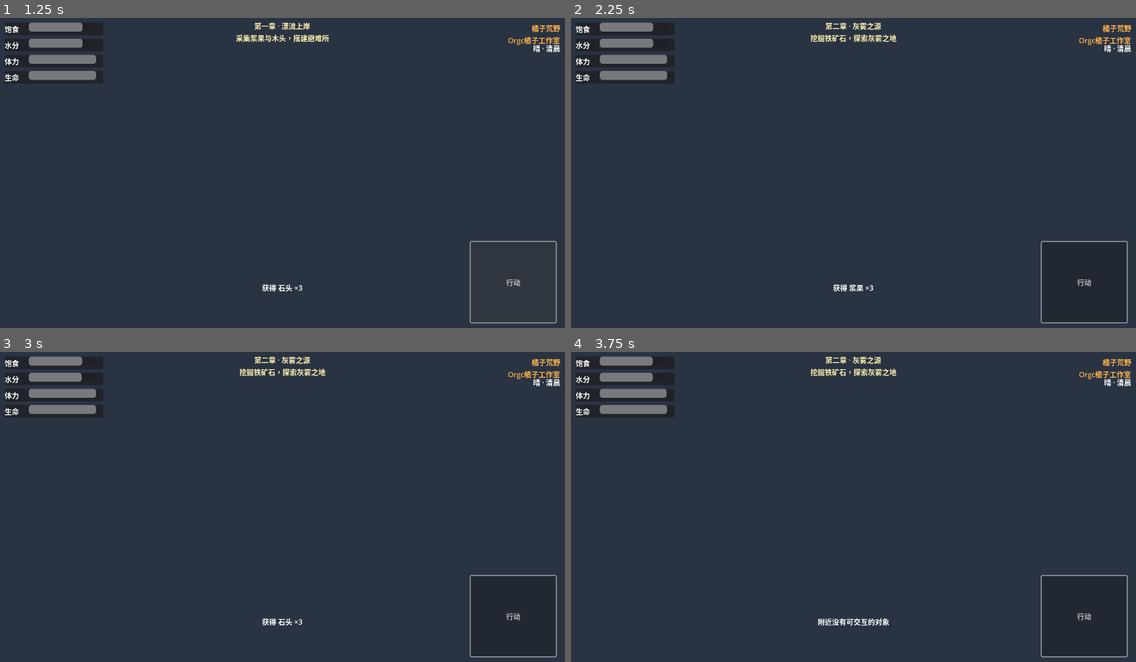
Above: before the commit, frames 1-4 (two rows, left to right).
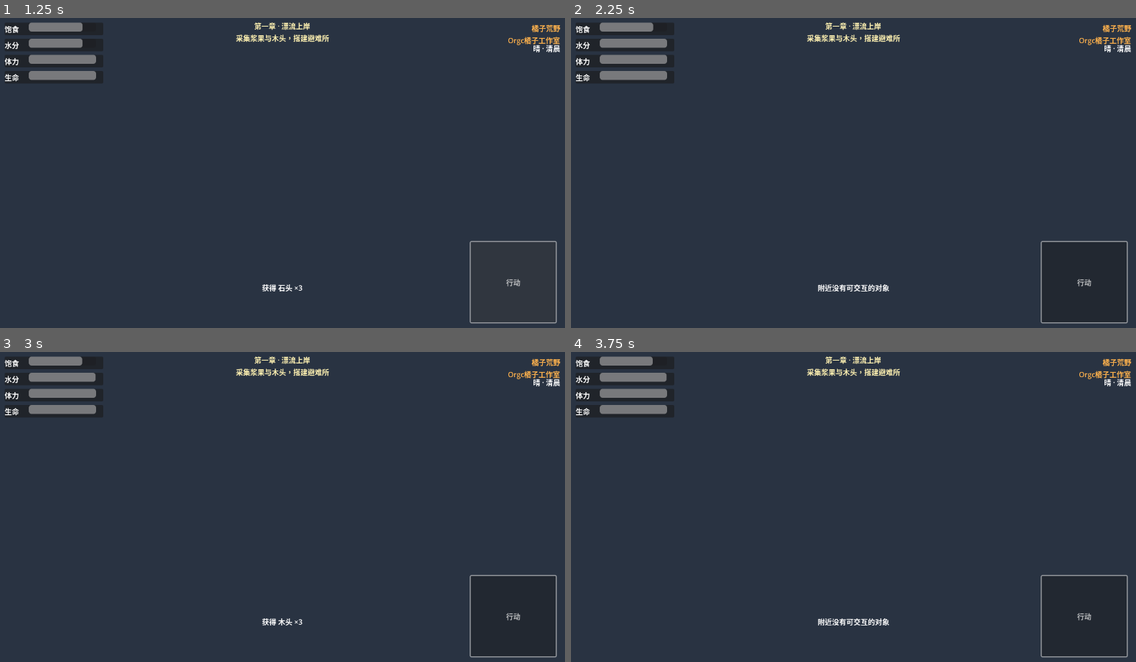
Above: after the commit, the same moments.

Repository: xiaolojk/OrgcOrange-Wilderness
Game: Godot game, scene res://scenes/Main.tscn
The game is run twice, just before and just after one commit, with the same random seed, the same clock (stepped at 60 frames per second) and the same inputs.
Inputs (mouse positions are in pixels of both pictures, inside the frame that each line leads up to):
- Up to frame 1 (1.25 s): click "行动" at 0.5 s
- Up to frame 2 (2.25 s): tap Enter at 1.25 s; move the mouse to (825, 238) at 1.27 s; hold W (move_up) 1.28-2 s; tap E (interact) at 1.35 s; click (825, 238) at 1.42 s; tap Space at 2 s; drag from (1023, 222) to (695, 83) at 2.02 s
- Up to frame 3 (3 s): tap Enter at 2.75 s; move the mouse to (113, 460) at 2.77 s; hold A (move_left) from 2.78 s (still down); tap E (interact) at 2.85 s
- Up to frame 4 (3.75 s): release A (move_left) at 3.5 s; tap Space at 3.5 s; drag from (881, 510) to (1006, 661) at 3.52 s

Frame 1 is identical in both runs. In frame 2, 0.7% of the frame differs, in the area x 14-59%, y 1-89%; in frame 3, 0.5%; in frame 4, 0.5%.

Commit message:
fix: 地图纹理 0x0 — 添加 PNG 回退 + 玩家出生点找草地
修复：
1. 纹理创建：ImageTexture.create_from_image 在某些环境返回 0x0
   - 添加 PNG 保存 + 重新加载回退方案
   - 添加详细诊断日志
2. 玩家出生点：原来固定 (0,0) 可能在水里
   - 现在螺旋搜索找最近的 grass/dirt 位置
   - 避免玩家出生在水里看不见陆地

Diff:
--- a/scripts/main.gd
+++ b/scripts/main.gd
@@ -25,12 +25,24 @@
 	add_child(world)
 	G.world = world
 
-	# 3. 玩家
+	# 3. 玩家（放在地图中心附近的草地）
 	var player: CharacterBody2D = PlayerScript.new()
 	player.name = "Player"
-	player.position = Vector2.ZERO
+	# 找一个 grass/dirt 位置，避免玩家出生在水里
+	var spawn := Vector2.ZERO
+	for r in range(0, 200, 8):
+		for a in range(0, 360, 30):
+			var p := Vector2(cos(deg_to_rad(a)), sin(deg_to_rad(a))) * r
+			var t: String = world.tile_type_at(p)
+			if t == "grass" or t == "grass2" or t == "dirt":
+				spawn = p
+				break
+		if spawn != Vector2.ZERO:
+			break
+	player.position = spawn
 	add_child(player)
 	G.player = player
+	print("[Orgc] 玩家出生点：", spawn, " 地形=", world.tile_type_at(spawn))
 
 	# 4. 相机（必须 add_child 后再 make_current，且用 deferred 确保 scene tree 就绪）
 	_camera = Camera2D.new()
--- a/scripts/world.gd
+++ b/scripts/world.gd
@@ -99,10 +99,29 @@
 			var dst_x := (x - half) * TILE_PX + map_size / 2
 			var dst_y := (y - half) * TILE_PX + map_size / 2
 			map_img.blit_rect(tile_img, Rect2i(0, 0, TILE_PX, TILE_PX), Vector2i(dst_x, dst_y))
+	print("[Orgc] 地图 Image 创建完成，尺寸=%dx%d 格式=%d" % [map_img.get_width(), map_img.get_height(), map_img.get_format()])
 
 	# 创建纹理 + Sprite2D
-	var tex := ImageTexture.new()
-	tex.create_from_image(map_img)
+	# 方案：保存为 PNG 再用 load_resource 加载，确保纹理在所有平台有效
+	var tex: Texture2D
+	var png_path := "user://map_cache.png"
+	map_img.save_png(png_path)
+	print("[Orgc] 地图已保存到 %s" % png_path)
+	# 用 ImageTexture.create_from_image 创建（Android 上有 GPU 上下文，应有效）
+	var img_tex := ImageTexture.new()
+	img_tex.create_from_image(map_img)
+	if img_tex.get_width() > 0 and img_tex.get_height() > 0:
+		tex = img_tex
+		print("[Orgc] ImageTexture 创建成功，尺寸=%dx%d" % [tex.get_width(), tex.get_height()])
+	else:
+		# 回退：重新从 PNG 加载 Image 再创建纹理
+		print("[Orgc] ImageTexture.create_from_image 返回 0x0，回退到从 PNG 重新加载")
+		var reloaded := Image.new()
+		reloaded.load(png_path)
+		img_tex = ImageTexture.new()
+		img_tex.create_from_image(reloaded)
+		tex = img_tex
+		print("[Orgc] 从 PNG 重新加载后纹理尺寸=%dx%d" % [tex.get_width(), tex.get_height()])
 	_map_sprite = Sprite2D.new()
 	_map_sprite.texture = tex
 	_map_sprite.texture_filter = CanvasItem.TEXTURE_FILTER_NEAREST
